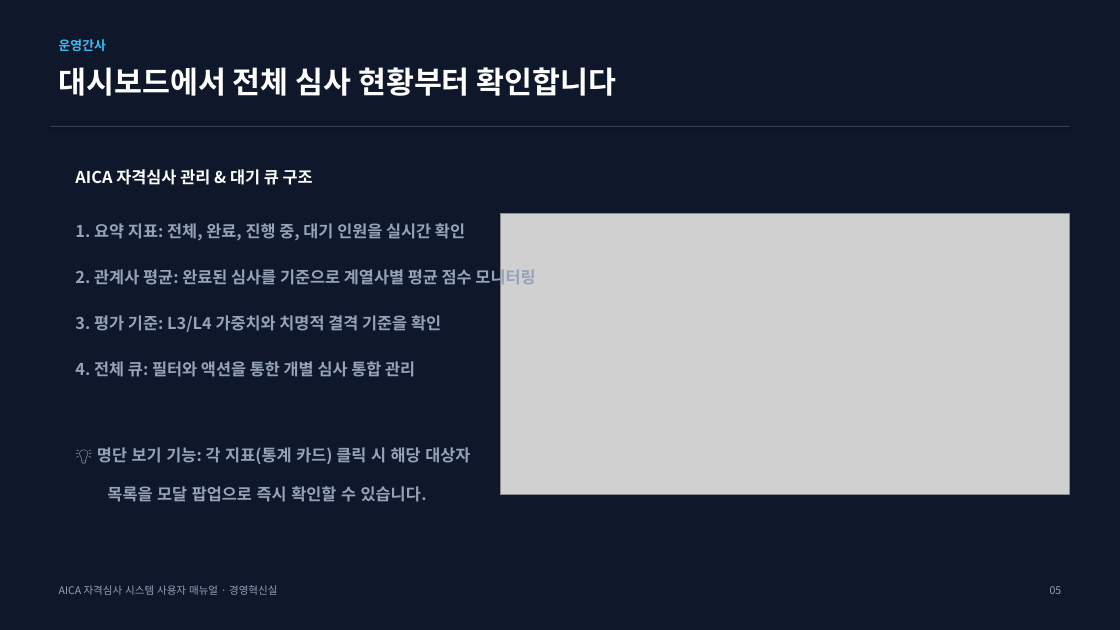
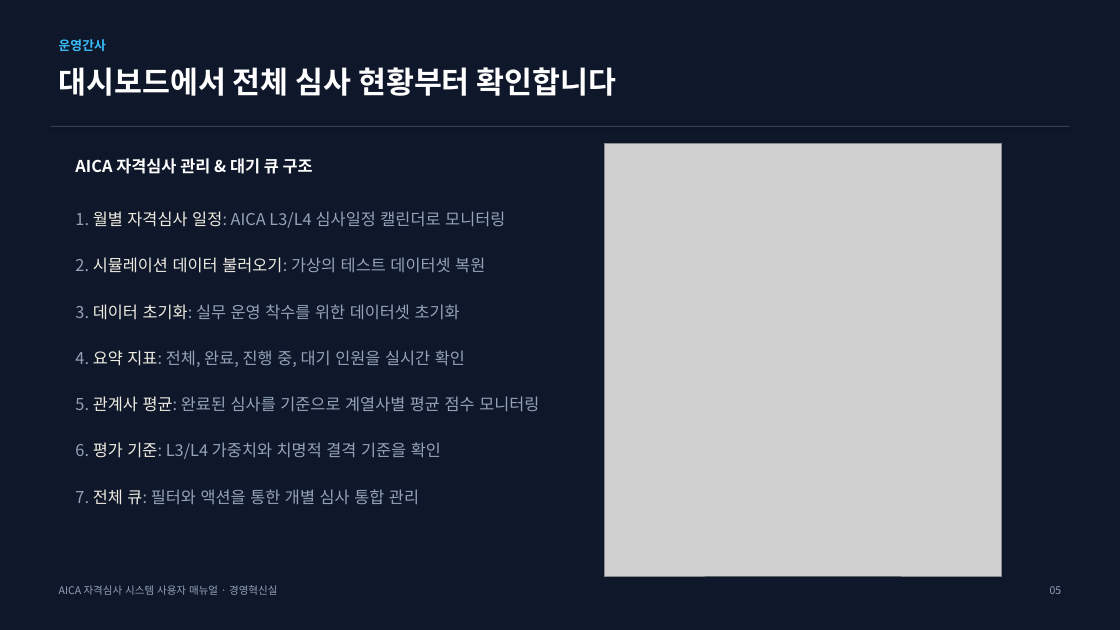
Before and after one commit to teckyun73/AICA_COMPETENCY, a slide deck: slide 5 of AICA_System_User_Manual_dwlee.pptx. Drawn at 1120x630 pixels with LibreOffice and Linux fonts; fonts in the diff are those of the drawing; grey boxes stand for pictures. Boxes give left, top, right and bottom in pixels: in the first picture for what was removed or moved away, otherwise in the second. Text is boxed around its words. In the diff, an @@ line names an element or a change of style, - is before the commit and + after.

```diff
--- a/AICA_System_User_Manual_dwlee.pptx
+++ b/AICA_System_User_Manual_dwlee.pptx
@@ text "AICA 자격심사 관리 & 대기 ...": place and size @@
-text "AICA 자격심사 관리 & 대기 ..." at [75, 169, 535, 502]
+text "AICA 자격심사 관리 & 대기 ..." at [75, 158, 539, 505]
@@ picture: place and size @@
-picture at [501, 213, 1070, 494]
+picture at [604, 144, 1002, 576]
@@ text at [75, 211, 539, 505]: text changed; bold off @@
-1. 요약 지표: 전체, 완료, 진행 중, 대기 인원을 실시간 확인
-2. 관계사 평균: 완료된 심사를 기준으로 계열사별 평균 점수 모니터링
-3. 평가 기준: L3/L4 가중치와 치명적 결격 기준을 확인
-4. 전체 큐: 필터와 액션을 통한 개별 심사 통합 관리
-💡 명단 보기 기능: 각 지표(통계 카드) 클릭 시 해당 대상자
-목록을 모달 팝업으로 즉시 확인할 수 있습니다.
+1. 월별 자격심사 일정: AICA L3/L4 심사일정 캘린더로 모니터링
+2. 시뮬레이션 데이터 불러오기: 가상의 테스트 데이터셋 복원
+3. 데이터 초기화: 실무 운영 착수를 위한 데이터셋 초기화
+4. 요약 지표: 전체, 완료, 진행 중, 대기 인원을 실시간 확인
+5. 관계사 평균: 완료된 심사를 기준으로 계열사별 평균 점수 모니터링
+6. 평가 기준: L3/L4 가중치와 치명적 결격 기준을 확인
+7. 전체 큐: 필터와 액션을 통한 개별 심사 통합 관리
```
Also in this commit, not shown: 14 other slides changed, 3 other files.
